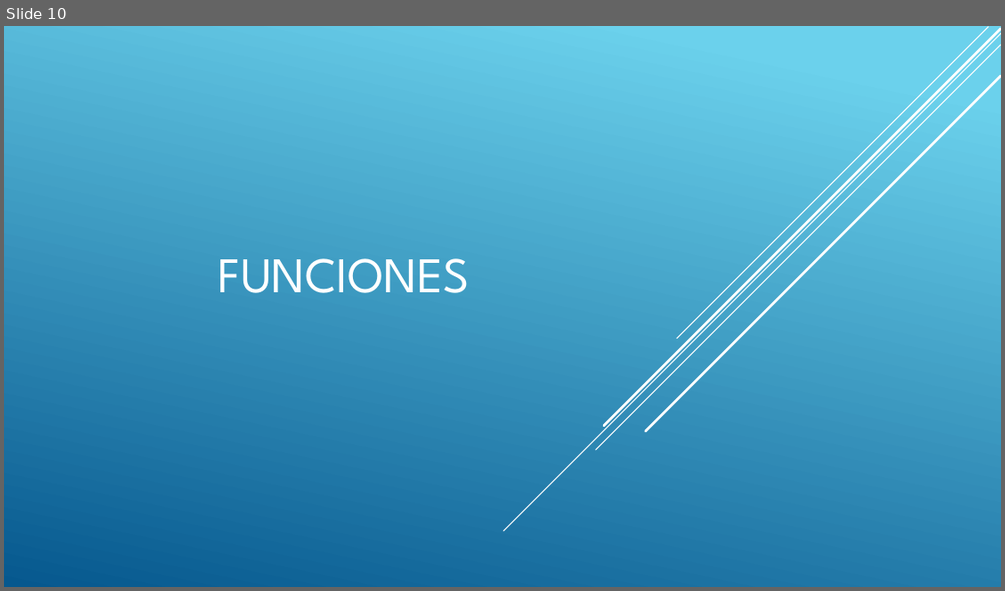
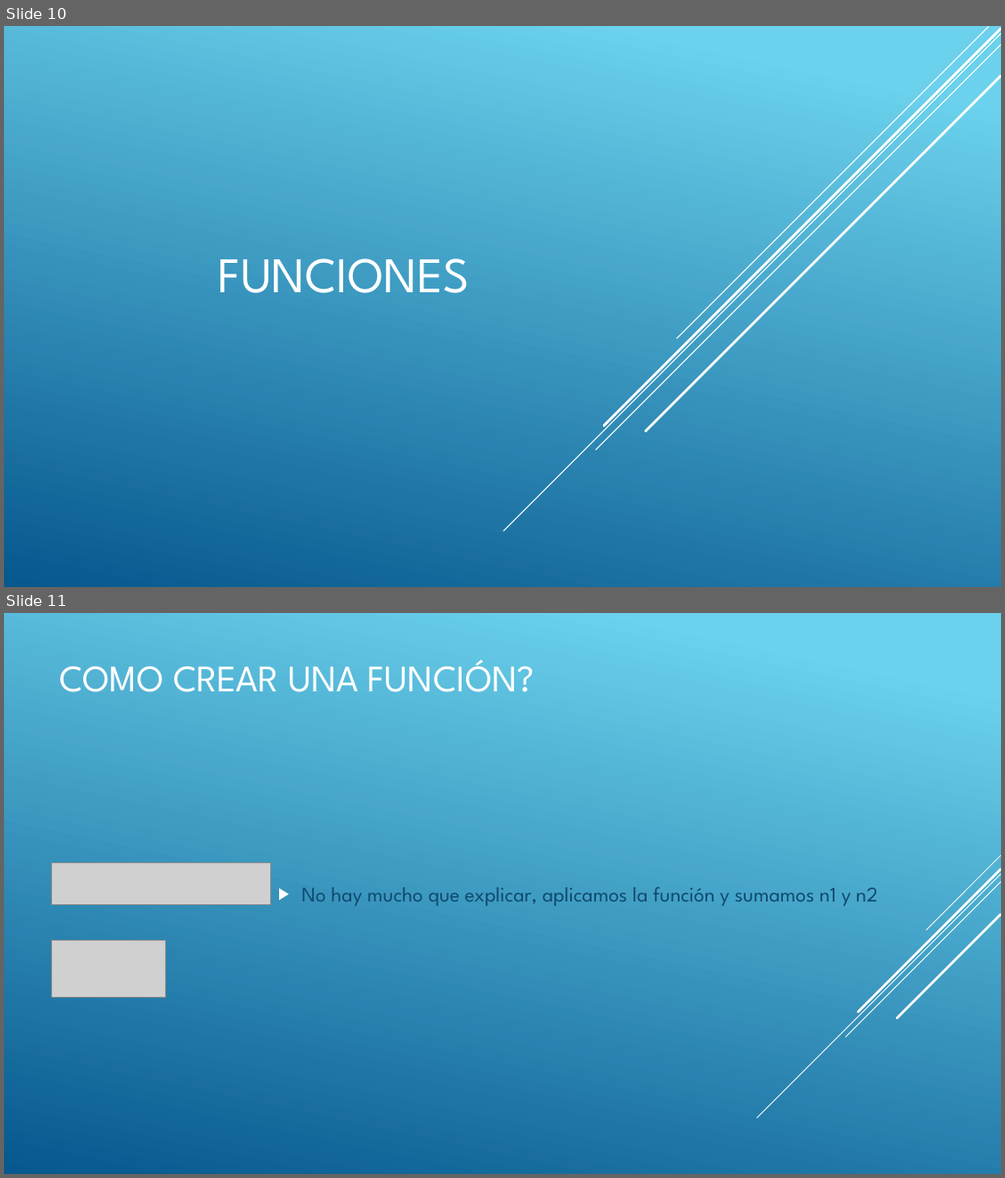
Before and after one commit to DPrietoRazola/R-DataScience, a slide deck: 2-Estructuras de Control de Flujo y Funciones.pptx. Shown one above the other, each under a label of ours: slide 10 before the commit, slides 10 and 11 after it. The pictures are 1005x591 and 1005x1178 pixels, drawn with LibreOffice and Linux fonts; fonts in the diff are those of the drawing; grey boxes stand for pictures. Boxes give left, top, right and bottom in pixels: in the first picture for what was removed or moved away, otherwise in the second. Text is boxed around its words. In the diff, an @@ line names an element or a change of style, - is before the commit and + after.

```diff
--- a/2-Estructuras de Control de Flujo y Funciones.pptx
+++ b/2-Estructuras de Control de Flujo y Funciones.pptx
@@ slide 11 added at bbox=[4, 613, 1001, 1174], background gradient #6ED2EB to #06588E @@
@@ title added at bbox=[59, 659, 534, 692], 36 pt, text #FFFFFF @@
+COMO CREAR UNA FUNCIÓN?
@@ picture added at bbox=[52, 863, 271, 905] @@
@@ text added at bbox=[301, 887, 877, 906], 20 pt, text #0F496F @@
+▶ No hay mucho que explicar, aplicamos la función y sumamos n1 y n2
@@ group added at bbox=[757, 855, 1001, 1118]: 5 lines @@
@@ picture added at bbox=[52, 940, 165, 997] @@
```
Also in this commit, not shown: 3 slides changed, 6 other slides added.
